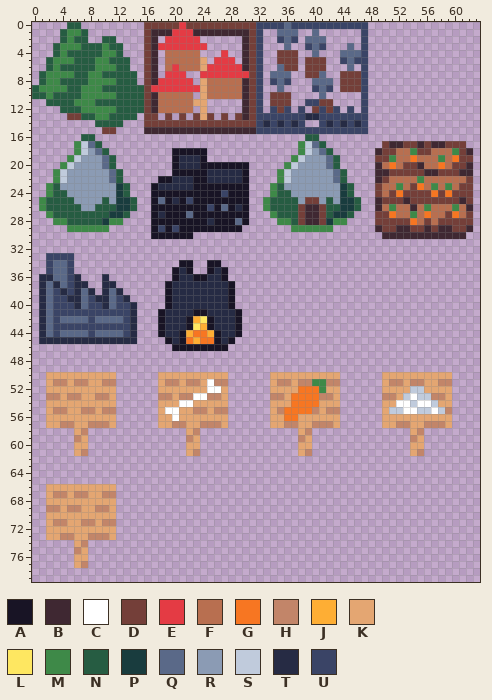
One commit to this sprite sheet: Tilemap/BuildingAtlas.png. Above is the file before it was changed.
The file is 64x80 pixels.
Palette (. is transparent): A #181425  B #3f2832  C #ffffff  D #743f39  E #e43b44  F #b86f50  G #f77622  H #c28569  J #feae34  K #e4a672  L #fee761  M #3e8948  N #265c42  P #193c3e  Q #5a6988  R #8b9bb4  S #c0cbdc  T #262b44  U #3a4466
Pixels before (only the part around the change), first column x 0:
 0 .....NN.........DDDDDEDDDDDDDDDDUUUUQUUUUUUUUUUU................
 1 ....NMMN........DBBBEEEBBBBBBBBDU..QQQ..Q......U................
 2 ....NMNN..NN....DB.EEEEE......BDU..UQU.QQQ.....U................
 3 ...NMMMNNNMNN...DBEEEEEEE.....BDU...Q..UQU...Q.U................
 4 ...NMNNNNNMMN...DB.FFFFF...E..BDU..DDD..Q...QQQU................
 5 ..NMMMNNNMMNNN..DB.FFFFFK.EEE.BDU..DDD.DDD..UQUU................
 6 ..NMNNNNNMMMNN..DB.FEFFFKEEEEEBDU..QDD.DDD...Q.U................
 7 .NMMMMNNMMNNNNN.DB.EEE..EEEEEEEDU.QQQ..DDQ..DDDU................
 8 .NMMNNNNMMMMNNN.DBEEEEE.KFFFFFBDU.UQU...QQQ.DDDU................
 9 NMMMMNNMMMNNNNNNDEEEEEEEKFFFFFBDU..Q....UQU.DDDU................
10 NNMNNNNMMMMMNNNNDBFFFFF.KFFFFFBDU.DDD....Q.....U................
11 ..NNNNMMMNNNNNNNDBFFFFFKK.....BDU.DDD..UUDD....U................
12 ....NNNMMMMMNNNNDBFFFFF.K.....BDU.UDU.U.DUDU.U.U................
13 .....DDNNMMNNNN.DD.D.D.DKD.D.DBDUUUUUUUTTUUUUUUU................
14 .........NNNN...DDDDDDDDDDDDDDDDUTUTUTU..UTUTUTU................
15 ..........DD....BBBBBBBBBBBBBBBBUUUUUUUUUUUUUUUU................
16 .......NN..............................NN.......................
17 ......MSQN............................MSQN........DBBDDBDBBDDD..
18 ......MSRQN.........AAAAA.............MSRQN......BDDFFMDDFFFMDB.
19 .....MSRRRQN........ATTTA............MSRRRQN.....DDMFFGFFFMFGDD.
20 ....MSRRRRQN........ATTTAAAAAAA.....MSRRRRQN.....BFGFDDBFFGFDDB.
21 ...MSRRRRRRQN.......AAAAATTTTTA....MSRRRRRRQN....BBDDDDDBBDDDBB.
22 ...MSRRRRRRQN.....AATTTAATTTTTA....MSRRRRRRQN....BDFFFFMFFFFFFD.
23 ..MNRRRRRRRRPN...ATTTTTAAAAAAAA...MNRRRRRRRRPN...DFFMFDGFMFMFDD.
24 ..MNNRRRRRRRPN...AAAAAAAAAAUAAA...MNNRRRRRRRPN...DFDGDDDDGDGDDD.
25 .MNNNNRRRRNRPPN..AQATAUAAAAAAAA..MNNNNRDDRNRPPN..BDDDBDDDDDDDBD.
26 .MNNNNNRRNNNPPN..AAAAAAAAUAQATA..MNNNNDBBDNNPPN..BFMFFBFMFFFMFB.
27 ..MNNNNNNNNPPN...ATAAAQAAAAAAAA...MNNNDBBDNPPN...DDGFFMFGFFDGFD.
28 ...MMNNNNNPMM....AAAAAAAATAAAQA....MMNDBBDPMM....DDDDDGFDFDDDDD.
29 .....MMMMMM......AUAUAAAAAAAAA.......MMMMMM......BDDBBDDBDBBDDB.
30 .................AAAAAA...........................BBBBBBBBBBBB..
31 ................................................................
32 ................................................................
33 ..UUUU..........................................................
34 ..UQQU...............AA..AA.....................................
35 ..UQQU..............ATA..ATA....................................
36 .TTQQUT...T.........ATTAATTA....................................
37 .TQTQUTT..TT.......ATTTTTTTTA...................................
38 .TQUTUTQT.TQT......ATTTTTTTTA...................................
39 .TQUUTTQUTTQUT.....ATTTTTTTTA...................................
40 .TQUUUTQUUTQUUT....ATTTTTTTTA...................................
41 .TQUUUUUUUUUUUT...ATTTTAATTTTA..................................
42 .TQUQQQQUQQQQUT...ATTTAJLATTTA..................................
43 .TQUUUUUUUUUUUT...ATTTALJATTTA..................................
44 .TQUQQQQUQQQQUT...ATTAJGGJATTA..................................
45 .TTTTTTTTTTTTTT....ATAGJGGATA...................................
46 ....................AAAAAAAA....................................
47 ................................................................
48 ................................................................
49 ................................................................
50 ..KKKKKKKKKK......KKKKKKKKKK......KKKKKKKKKK......KKKKKKKKKK....
51 ..KHHKHHKKHH......KHHKHHKCHH......KHHKHHMMHH......KHHKHHKKHH....
52 ..KKKKKKKKKK......KKKKKKKCCK......KKKKGGGMKK......KKKKSSKKKK....
53 ..HHKHHKKHHK......HHKHHCCHHK......HHKGGGGHHK......HHKSCSSHHK....
54 ..KKKKKKKKKK......KKKCCKKKKK......KKKGGGGKKK......KKCCSCCSKK....
55 ..KHHKKHHKHH......KCCKKHHKHH......KHGGGGHKHH......KSSCCSSCSH....
56 ..KKKKKKKKKK......KKCKKKKKKK......KKGGKKKKKK......KKKKKKKKKK....
57 ..KKHHKKHHHK......KKHHKKHHHK......KKHHKKHHHK......KKHHKKHHHK....
58 ......KH..............KH..............KH..............KH........
59 ......HK..............HK..............HK..............HK........
60 ......KK..............KK..............KK..............KK........
61 ......KH..............KH..............KH..............KH........
62 ................................................................
63 ................................................................
64 ................................................................
65 ................................................................
66 ..KKKKKKKKKK....................................................
67 ..KHHKHHKKHH....................................................
68 ..KKKKKKKKKK....................................................
69 ..HHKHHKKHHK....................................................
70 ..KKKKKKKKKK....................................................
71 ..KHHKKHHKHH....................................................
72 ..KKKKKKKKKK....................................................
73 ..KKHHKKHHHK....................................................
74 ......KH........................................................
75 ......HK........................................................
76 ......KK........................................................
77 ......KH........................................................
78 ................................................................
79 ................................................................
The result:
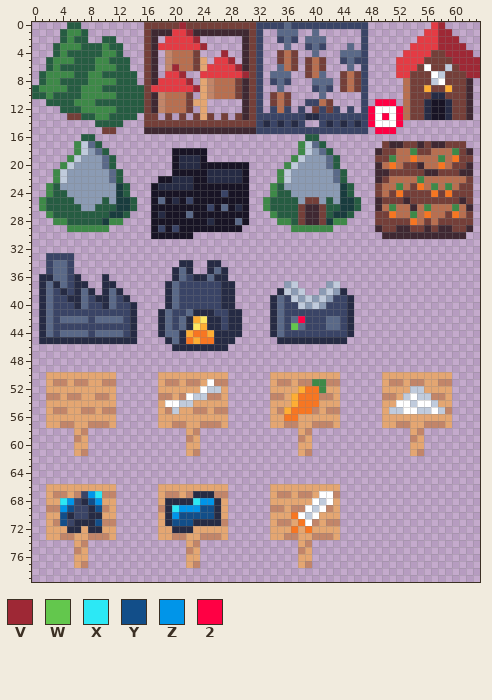
Colours new in this view: V #9e2835  W #63c74d  X #2ce8f5  Y #124e89  Z #0095e9  2 #ff0044
Change:
y 0: x 21 E -> V; x 57..58 .. -> EV
y 1: x 22 E -> V; x 56..59 .... -> EEVV
y 2: x 23 E -> V; x 55..60 ...... -> EEEVVV
y 3: x 24 E -> V; x 54..61 ........ -> EEEEVVVV
y 4: x 19 F -> H; x 23 F -> D; x 27 E -> V; x 36 D -> F; x 53..62 .......... -> EEEEDDVVVV
y 5: x 19 F -> H; x 23 F -> D; x 28 E -> V; x 36 D -> F; x 40 D -> F; x 52..63 ............ -> EEEEDDDDVVVV
y 6: x 19..20 FE -> HV; x 23 F -> D; x 29 E -> V; x 36 D -> F; x 40 D -> F; x 52..63 ............ -> EEEDCDDSDVVV
y 7: x 21 E -> V; x 30 E -> V; x 40 D -> F; x 45 D -> F; x 52..63 ............ -> EEDDDCSDDDVV
y 8: x 22 E -> V; x 25 F -> H; x 29 F -> D; x 45 D -> F; x 53..62 .......... -> FDDDSCDDDB
y 9: x 23 E -> V; x 25 F -> H; x 29 F -> D; x 45 D -> F; x 53..62 .......... -> FDDJDDJDDB
y 10: x 18 F -> H; x 22 F -> D; x 25 F -> H; x 29 F -> D; x 35 D -> F; x 53..62 .......... -> FDDDTTDDDB
y 11: x 18 F -> H; x 22 F -> D; x 35 D -> F; x 41 D -> F; x 49..51 ... -> 222; x 53..62 .......... -> FDDTAATDDB
y 12: x 18 F -> H; x 22 F -> D; x 35 D -> F; x 48..62 ............... -> 2CCC2FDDTAATDDB
y 13: x 48..62 ............... -> 2C2C2FDDTAATDDB
y 14: x 48..52 ..... -> 2CCC2
y 15: x 49..51 ... -> 222
y 34: x 21..22 AA -> TT; x 25..26 AA -> TT
y 35: x 20..22 ATA -> TQT; x 25..27 ATA -> TQT
y 36: x 20..25 ATTAAT -> TQUTTQ; x 27 A -> T
y 37: x 19..26 ATTTTTTT -> TQUUUUUU; x 28 A -> T; x 36..37 .. -> RS; x 42..43 .. -> RS
y 38: x 19..26 ATTTTTTT -> TQUUUUUU; x 28 A -> T; x 35..38 .... -> TSRS; x 41..44 .... -> RSRT
y 39: x 19..26 ATTTTTTT -> TQUUUUUU; x 28 A -> T; x 34..45 ............ -> TQUSRSRSRUUT
y 40: x 19..26 ATTTTTTT -> TQUUUUUU; x 28 A -> T; x 34..45 ............ -> TQUUSRSRUUUT
y 41: x 18..24 ATTTTAA -> TQUUQTT; x 26..27 TT -> UU; x 29 A -> T; x 34..45 ............ -> TQUUUUUUUUUT
y 42: x 18..22 ATTTA -> TQUQT; x 25 A -> T; x 27 T -> U; x 29 A -> T; x 34..45 ............ -> TQUQ2UUUQQUT
y 43: x 18..22 ATTTA -> TQUQT; x 25 A -> T; x 27 T -> U; x 29 A -> T; x 34..45 ............ -> TQUWQUUUQQUT
y 44: x 18..21 ATTA -> TQQT; x 26 A -> T; x 29 A -> T; x 34..45 ............ -> TQUUUUUUUUUT
y 45: x 19..21 ATA -> TQT; x 26 A -> T; x 28 A -> T; x 35..44 .......... -> TTTTTTTTTT
y 46: x 20..27 AAAAAAAA -> TTTTTTTT
y 52: x 24..26 KCC -> CSS; x 38 G -> J
y 53: x 22..24 HCC -> CSS; x 37 G -> J
y 54: x 19..22 KKCC -> CCSS; x 37 G -> J
y 55: x 19..20 CC -> HS; x 36 G -> J
y 56: x 20 C -> K
y 66: x 18..27 .......... -> KKKKKKKKKK; x 34..43 .......... -> KKKKKKKKKK
y 67: x 7..9 HKK -> UZX; x 18..27 .......... -> KHHKHTTTHH; x 34..43 .......... -> KHHKHHKCCH
y 68: x 4..9 KKKKKK -> XZUTYZ; x 18..27 .......... -> KTTTTXZZTK; x 34..43 .......... -> KKKKKKCSCK
y 69: x 4..9 KHHKKH -> ZYUUTY; x 18..27 .......... -> HTXZZZYYTK; x 34..43 .......... -> HHKHHCSCHK
y 70: x 4..9 KKKKKK -> YTUUTT; x 18..27 .......... -> KTZYYYYYTK; x 34..43 .......... -> KKKGCSCKKK
y 71: x 4..9 HKKHHK -> YUTTTY; x 18..27 .......... -> KTYYYTTTTH; x 34..43 .......... -> KHHKGCHKHH
y 72: x 5..6 KK -> TT; x 8..9 KK -> TT; x 18..27 .......... -> KKTTTKKKKK; x 34..43 .......... -> KKKGKGKKKK
y 73: x 18..27 .......... -> KKHHKKHHHK; x 34..43 .......... -> KKHHKKHHHK
y 74: x 22..23 .. -> KH; x 38..39 .. -> KH
y 75: x 22..23 .. -> HK; x 38..39 .. -> HK
y 76: x 22..23 .. -> KK; x 38..39 .. -> KK
y 77: x 22..23 .. -> KH; x 38..39 .. -> KH
